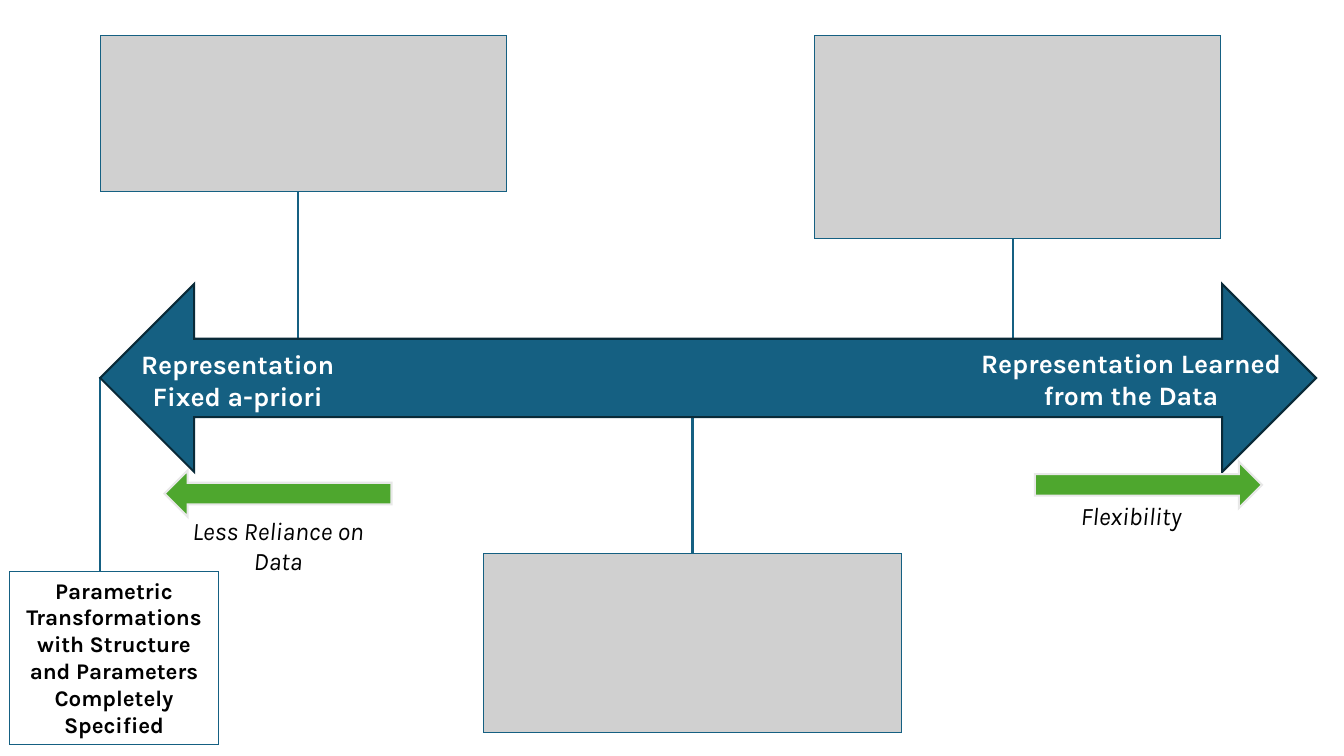
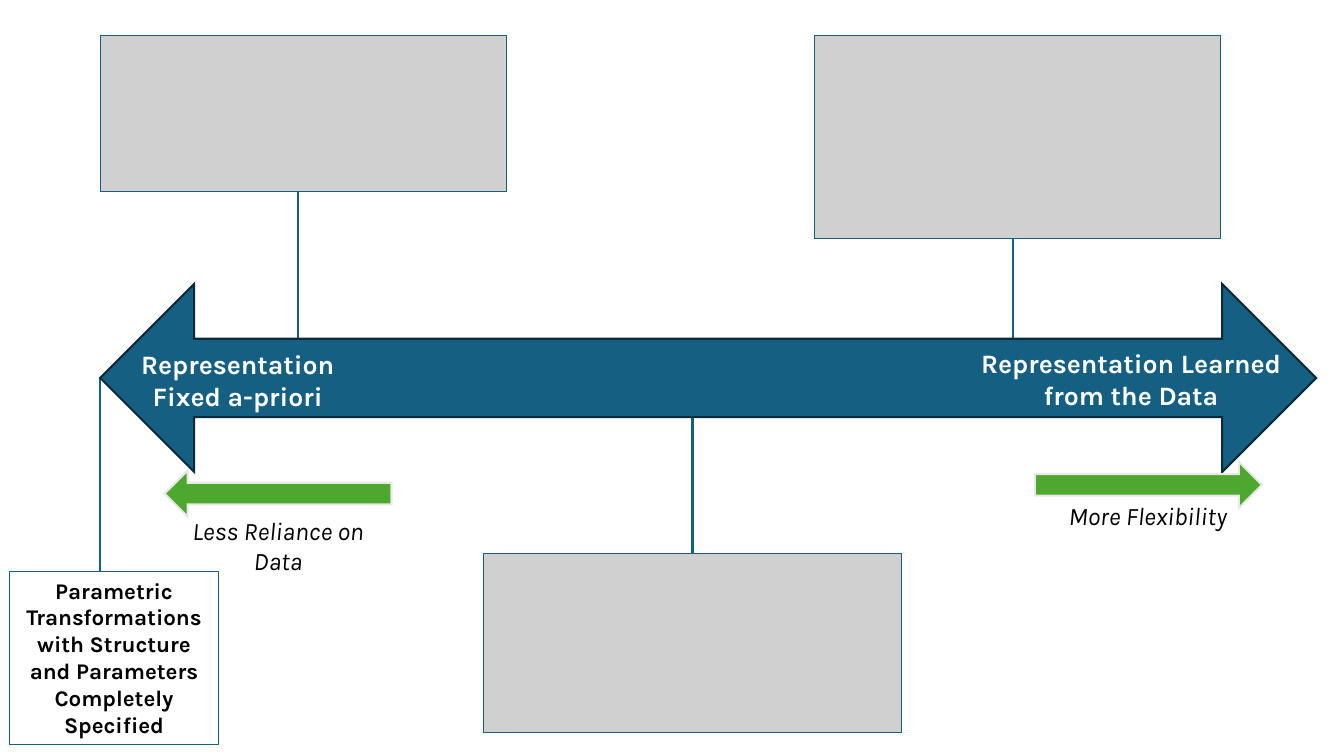
Before and after one commit to edwardgunning/MANUSCRIPT-CLaRe, a slide deck: slide 1 of figures/continuum-sketch.pptx. Drawn at 1344x756 pixels with LibreOffice and Linux fonts; fonts in the diff are those of the drawing; grey boxes stand for pictures. Boxes give left, top, right and bottom in pixels: in the first picture for what was removed or moved away, otherwise in the second. Text is boxed around its words. In the diff, an @@ line names an element or a change of style, - is before the commit and + after.

```diff
--- a/figures/continuum-sketch.pptx
+++ b/figures/continuum-sketch.pptx
@@ text at [1069, 507, 1227, 531]: text changed @@
-Flexibility
+More Flexibility
```
Also in this commit, not shown: 1 other file.
